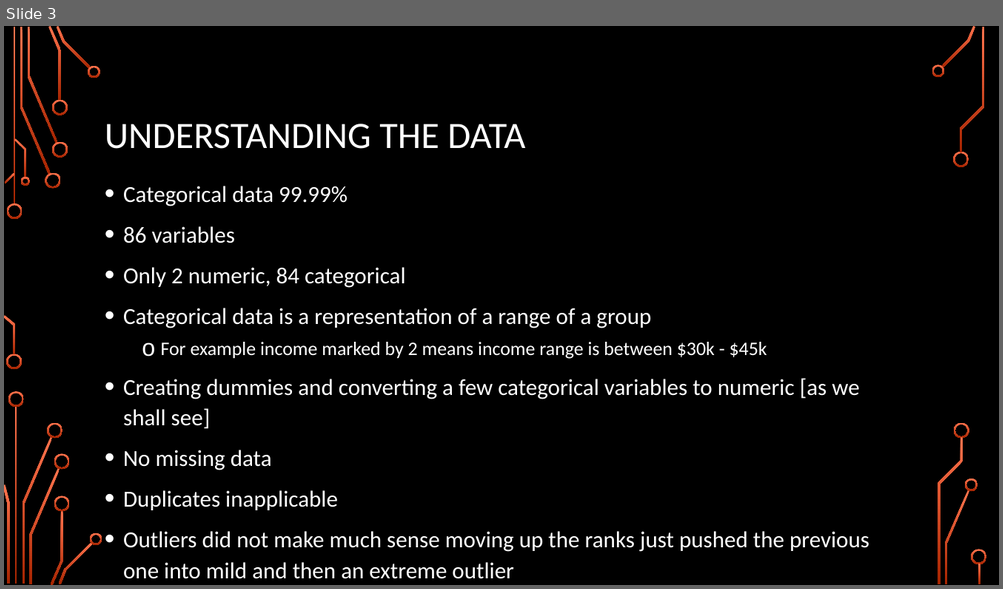
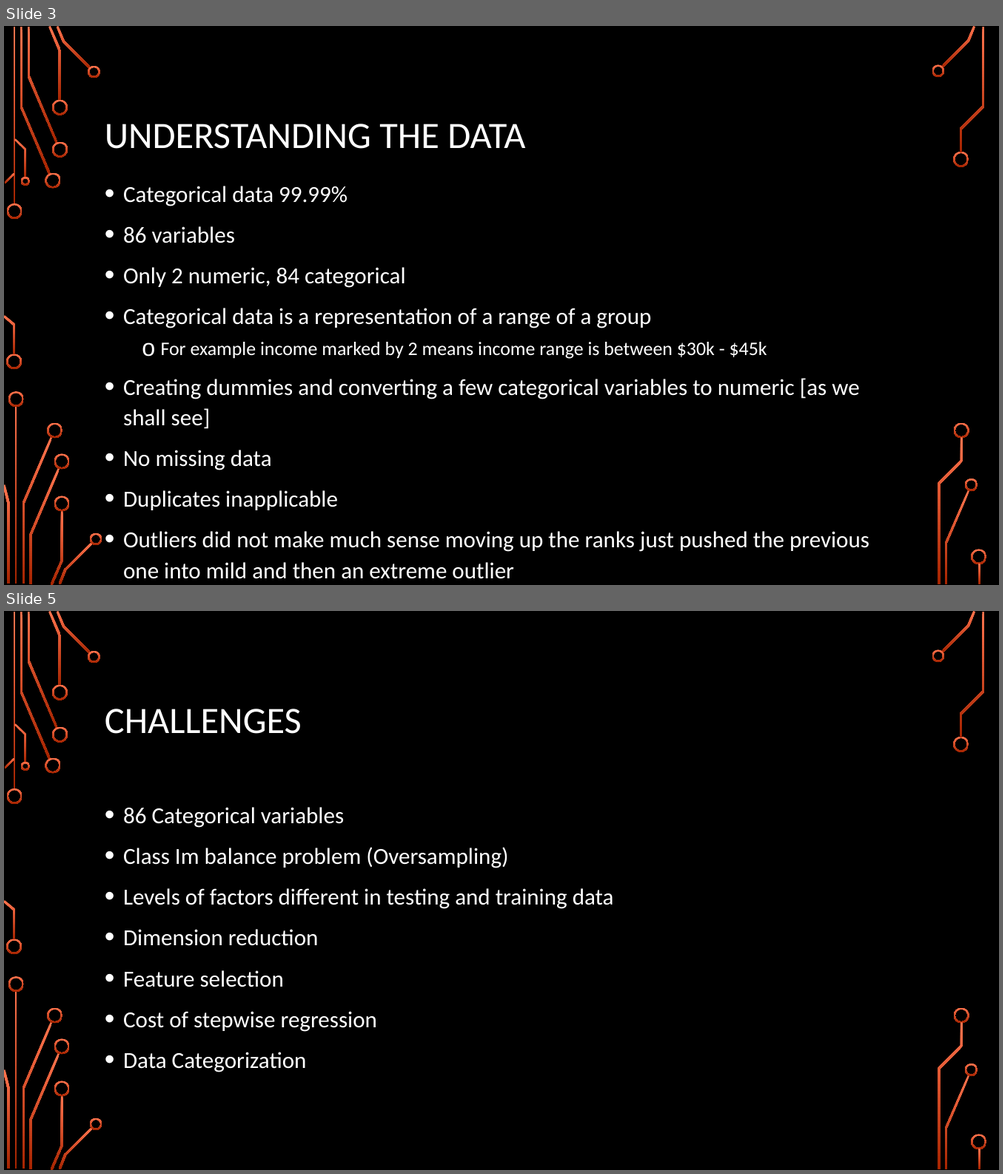
Before and after one commit to karimkhamwani/data-mining, a slide deck: Caravan.pptx. Shown one above the other, each under a label of ours: slide 3 before the commit, slides 3 and 5 after it; the slides between them are not shown. The pictures are 1003x589 and 1003x1174 pixels, drawn with LibreOffice and Linux fonts; fonts in the diff are those of the drawing; background and template pictures are left out. Boxes give left, top, right and bottom in pixels: in the first picture for what was removed or moved away, otherwise in the second. Text is boxed around its words. In the diff, an @@ line names an element or a change of style, - is before the commit and + after.

```diff
--- a/Caravan.pptx
+++ b/Caravan.pptx
@@ slide 5 added at [4, 611, 999, 1170], background picture (left out); not listed: 36 template elements that a slide beside it also shows @@
@@ title added at [105, 709, 301, 734], 36 pt, text #FFFFFF @@
+CHALLENGES
@@ text added at [123, 807, 614, 1073], 22.2 pt, text #FFFFFF @@
+• 86 Categorical variables
+• Class Im balance problem (Oversampling)
+• Levels of factors different in testing and training data
+• Dimension reduction
+• Feature selection
+• Cost of stepwise regression
+• Data Categorization
```
Also in this commit, not shown: 7 other slides added, 4 slides removed, 1 other file.
